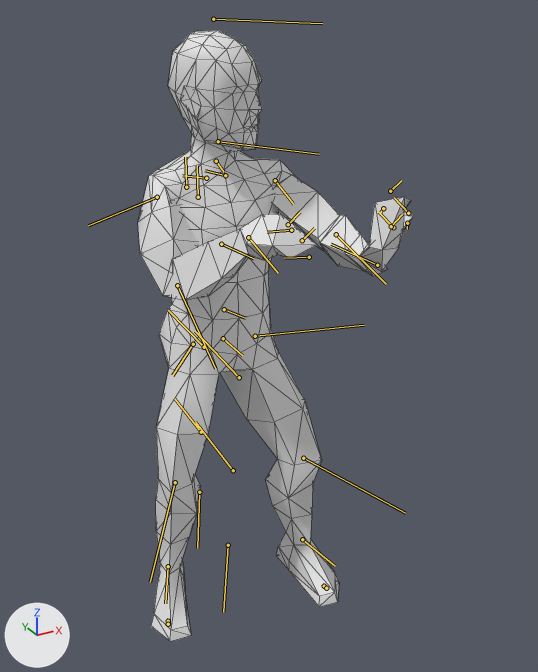
Before and after pictures for a commit that changed the FBX model Contents/mods/BardToTheBone/common/media/anims_X/Bob/BttB_Violin.fbx.
Camera for both pictures: a 50 mm camera at (-0.483, -1.046, 0.999) aimed at (0.034, -0.107, 0.529). The axes (+X, +Y, +Z) are drawn at lower left. The lights are the same throughout. Both versions are drawn at frame 47 of the action 'BttB_Violin'; the numbers are the values there. The bones that bend it are drawn over the model as lines. Mesh edges are drawn as thin lines.

In view in the first picture: 'Body_NoDress'.
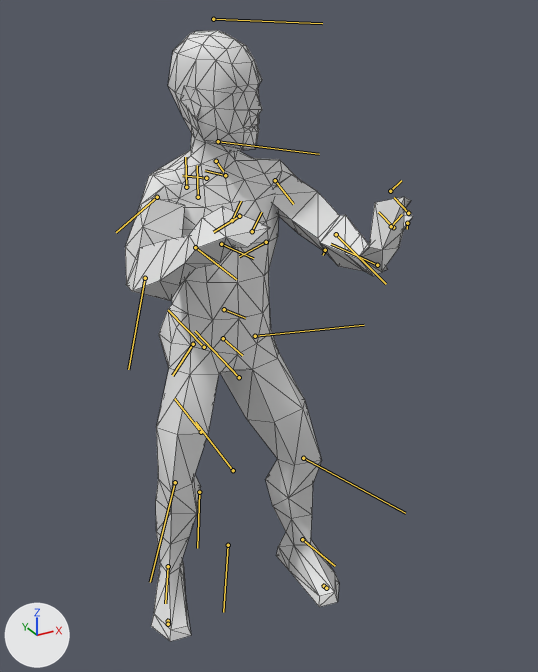
Boxes [x1, y1, x2, y2] around the edits, measured in the pictures (538 x 672 px):
'Body_NoDress', posed
    before: [138, 30, 413, 641]
    after: [125, 30, 413, 641]
bone 'Bip01_R_UpperArm', root to tip
    before: (157, 197) to (88, 225)
    after: (157, 197) to (116, 232)
bone 'Bip01_R_Forearm', root to tip
    before: (177, 285) to (215, 368)
    after: (145, 278) to (128, 369)
bone 'Bip01_R_Hand', root to tip
    before: (248, 237) to (278, 273)
    after: (195, 247) to (236, 279)

Patch to the scene script:
```diff
--- a/Contents/mods/BardToTheBone/common/media/anims_X/Bob/BttB_Violin.fbx.py
+++ b/Contents/mods/BardToTheBone/common/media/anims_X/Bob/BttB_Violin.fbx.py
@@ bone_bip01_r_upperarm @@
 bone_bip01_r_upperarm = bpy.data.objects['Bip01'].pose.bones['Bip01_R_UpperArm']  # child of 'Bip01_R_Clavicle'
-bone_bip01_r_upperarm.rotation_quaternion = (0.798, -0.034, -0.419, -0.431)  # degrees (25, -44, -67)
+bone_bip01_r_upperarm.rotation_quaternion = (0.864, 0.217, -0.309, -0.333)  # degrees (39, -23, -50)
@@ bone_bip01_r_forearm @@
 bone_bip01_r_forearm = bpy.data.objects['Bip01'].pose.bones['Bip01_R_Forearm']  # child of 'Bip01_R_UpperArm'
-bone_bip01_r_forearm.rotation_quaternion = (0.695, 0.0, 0.0, -0.719)  # degrees (0, 0, -92)
+bone_bip01_r_forearm.rotation_quaternion = (0.795, 0.0, 0.0, -0.606)  # degrees (0, 0, -75)
@@ bone_bip01_r_hand @@
 bone_bip01_r_hand = bpy.data.objects['Bip01'].pose.bones['Bip01_R_Hand']  # child of 'Bip01_R_Forearm'
-bone_bip01_r_hand.rotation_quaternion = (0.887, -0.338, 0.252, -0.187)  # degrees (-47, 19, -32)
+bone_bip01_r_hand.rotation_quaternion = (0.978, -0.124, -0.155, -0.064)  # degrees (-14, -19, -5)
```
